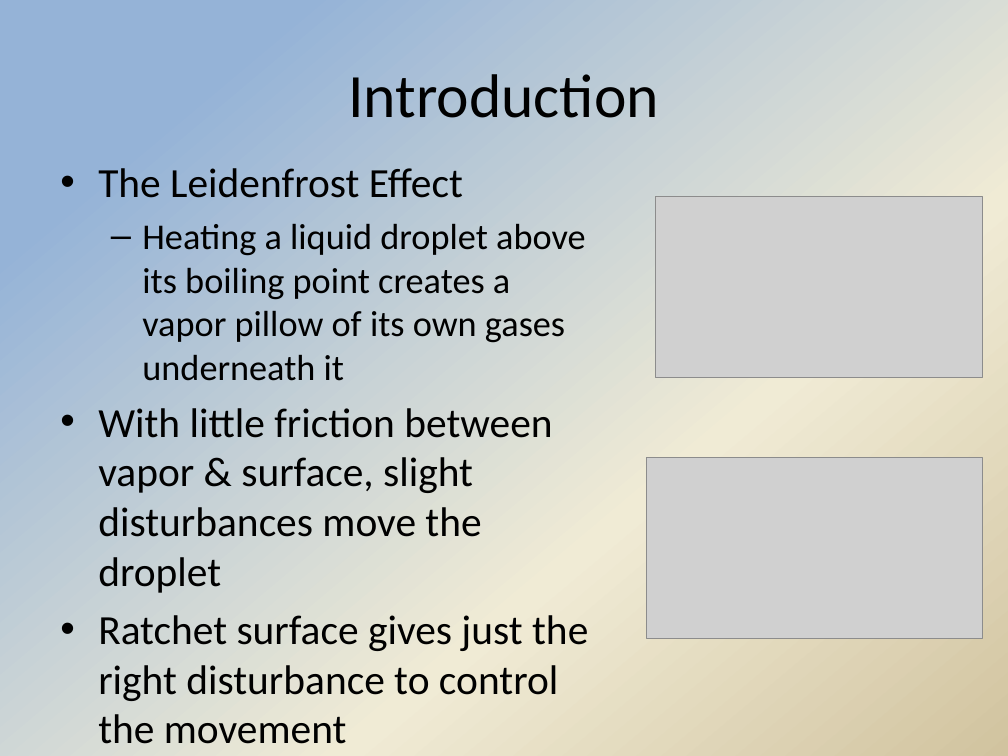
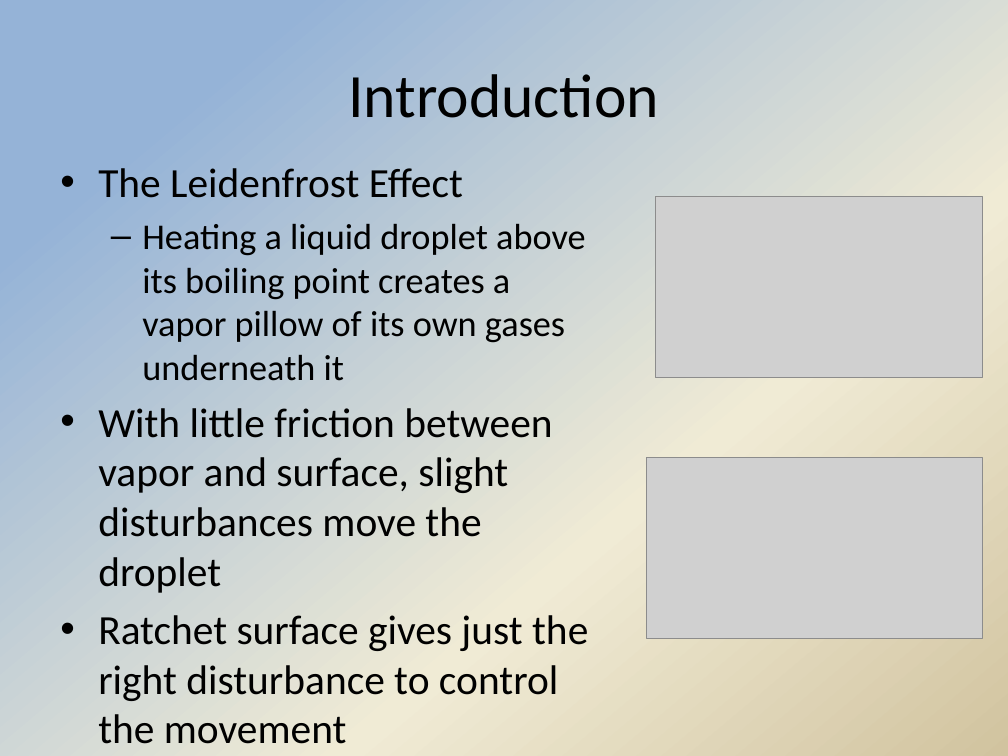
Before and after one commit to Hdtran89/ImageProcessing, a slide deck: slide 3 of A Team Documents/Interim presentation.pptx. Drawn at 1008x756 pixels with LibreOffice and Linux fonts; fonts in the diff are those of the drawing; grey boxes stand for pictures; background and template pictures are left out. Boxes give left, top, right and bottom in pixels: in the first picture for what was removed or moved away, otherwise in the second. Text is boxed around its words. In the diff, an @@ line names an element or a change of style, - is before the commit and + after.

```diff
--- a/A Team Documents/Interim presentation.pptx
+++ b/A Team Documents/Interim presentation.pptx
@@ text at bbox=[98, 408, 552, 593]: text changed @@
-• With little friction between vapor & surface, slight disturbances move the droplet
+• With little friction between vapor and surface, slight disturbances move the droplet
```
Also in this commit, not shown: 2 other slides changed.
